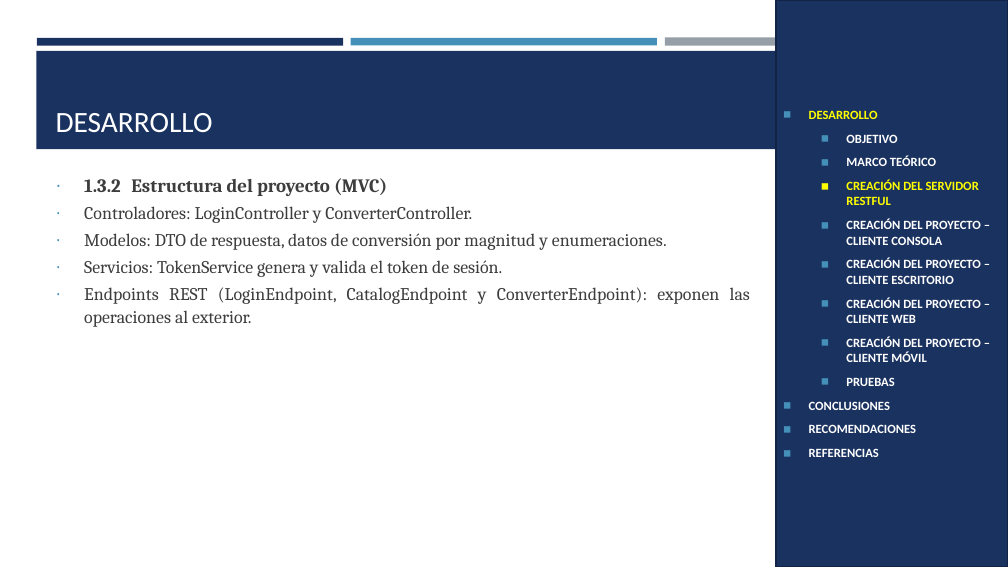
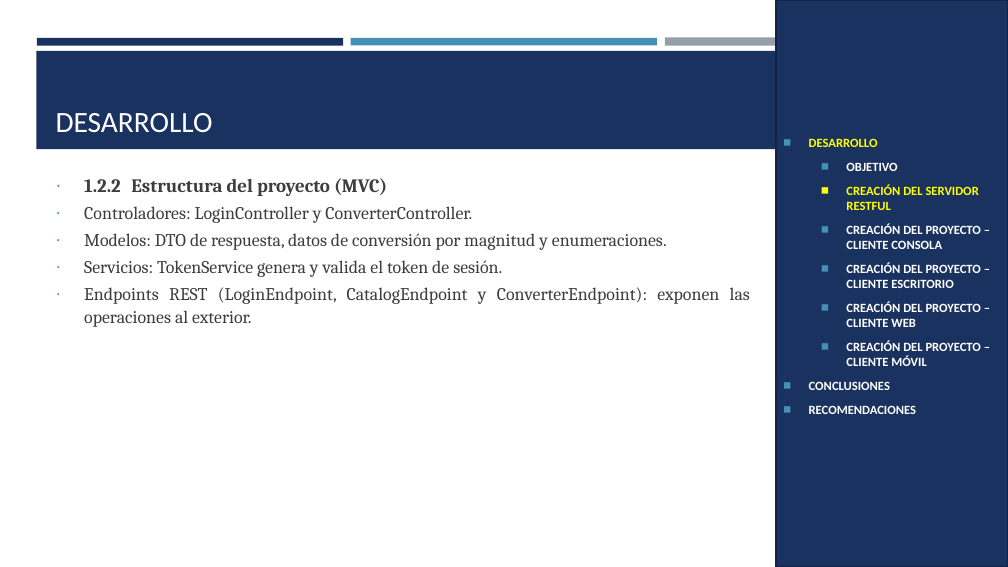
Before and after one commit to IMarcusDev/TI.1.3.-PAO202651_RESTFUL_JAVA_SINBDD_NRC_36883_GR04, a slide deck: slide 5 of 05. DOCUMENTACION/PRESENTACION TI.1.3. RESTFUL sin BDD en JAVA GR4.pptx (slide 9 before the commit). Drawn at 1008x567 pixels with LibreOffice and Linux fonts; fonts in the diff are those of the drawing. Boxes give left, top, right and bottom in pixels: in the first picture for what was removed or moved away, otherwise in the second. Text is boxed around its words. In the diff, an @@ line names an element or a change of style, - is before the commit and + after.

```diff
--- a/05. DOCUMENTACION/PRESENTACION TI.1.3. RESTFUL sin BDD en JAVA GR4.pptx
+++ b/05. DOCUMENTACION/PRESENTACION TI.1.3. RESTFUL sin BDD en JAVA GR4.pptx
@@ text at (x1=84, y1=178, x2=387, y2=196): text changed @@
-∙ 1.3.2 Estructura del proyecto (MVC)
+∙ 1.2.2 Estructura del proyecto (MVC)
@@ text in rectangle at (x1=846, y1=156, x2=936, y2=166): paragraph removed @@
-  ◼ MARCO TEÓRICO
@@ text in rectangle at (x1=846, y1=378, x2=894, y2=386): paragraph removed @@
-  ◼ PRUEBAS
@@ text in rectangle at (x1=809, y1=448, x2=879, y2=457): paragraph removed @@
-◼ REFERENCIAS
```
Also in this commit, not shown: 21 other slides changed, 7 slides removed.
